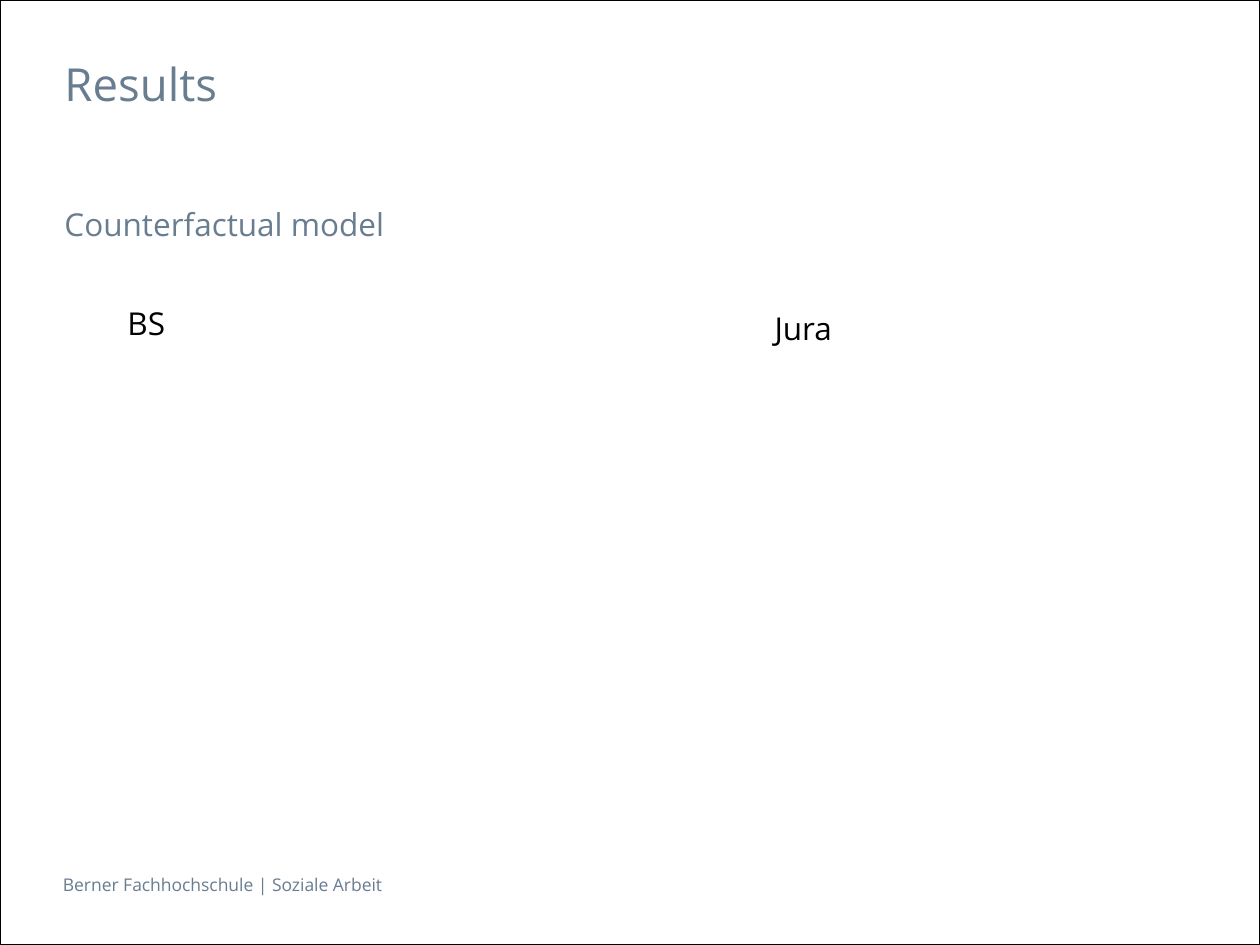
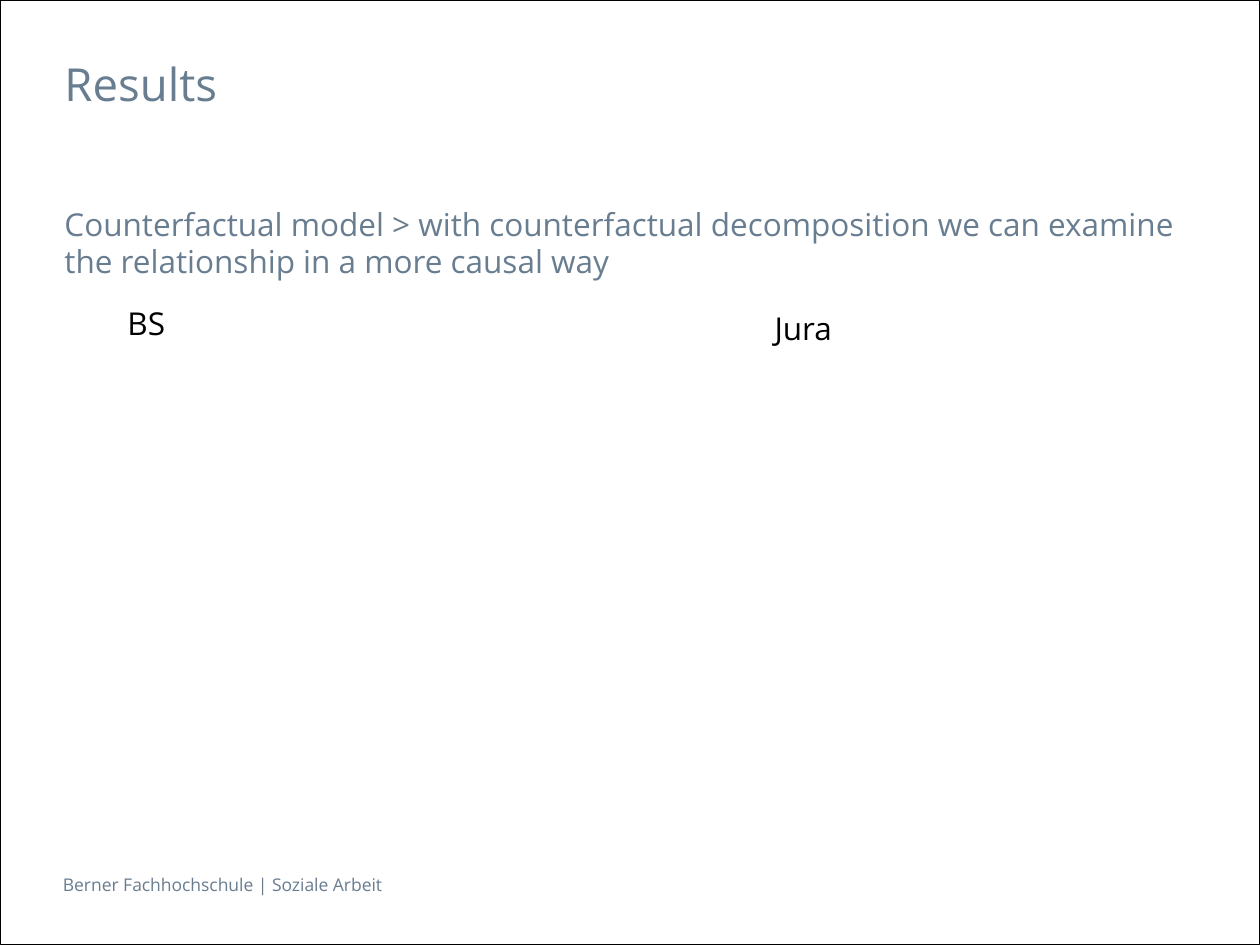
Before and after one commit to hackstutz/neuchatel, a slide deck: slide 14 of presentation/Inequality by Demographic Factors_V3.pptx. Drawn at 1260x945 pixels with LibreOffice and Linux fonts; fonts in the diff are those of the drawing. Boxes give left, top, right and bottom in pixels: in the first picture for what was removed or moved away, otherwise in the second. Text is boxed around its words. In the diff, an @@ line names an element or a change of style, - is before the commit and + after.

```diff
--- a/presentation/Inequality by Demographic Factors_V3.pptx
+++ b/presentation/Inequality by Demographic Factors_V3.pptx
@@ text at [64, 212, 1173, 281]: text changed @@
-Counterfactual model
+Counterfactual model > with counterfactual decomposition we can examine the relationship in a more causal way
```
Also in this commit, not shown: 12 other slides changed, 8 other files.
